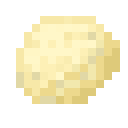
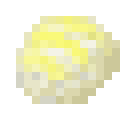
Before/after of a 128x128 layered artwork. What changed in the layer stack:
added layer "butter" above "pumpkinbread" over [16,16,112,88]
hid "Crackers dough" over [16,16,120,104]
